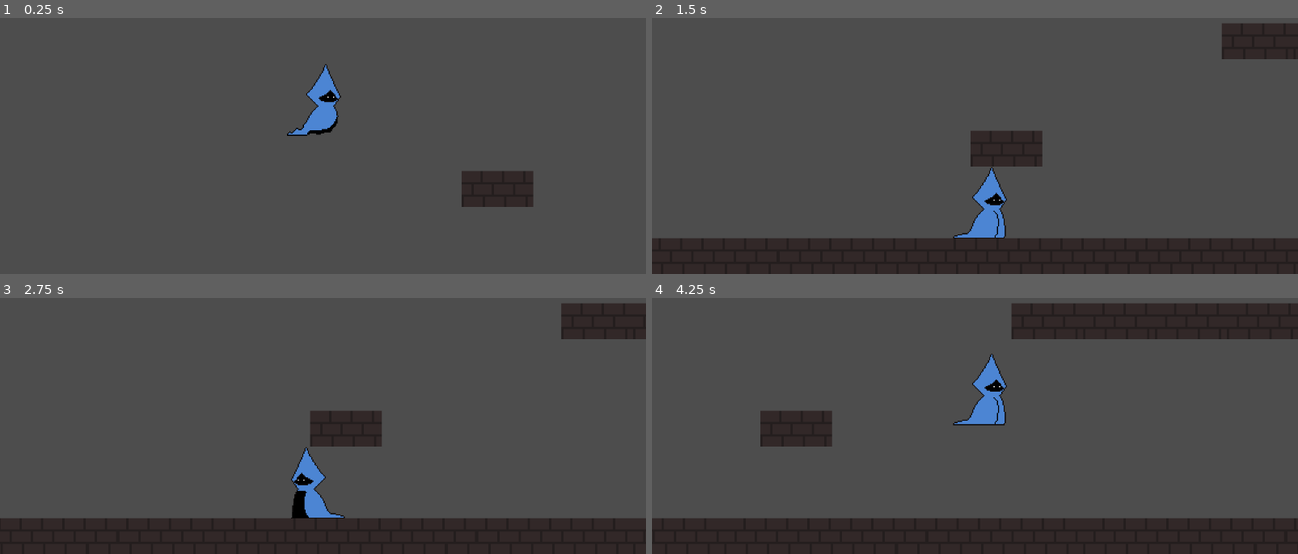
Above: before the commit, frames 1-4 (two rows, left to right).
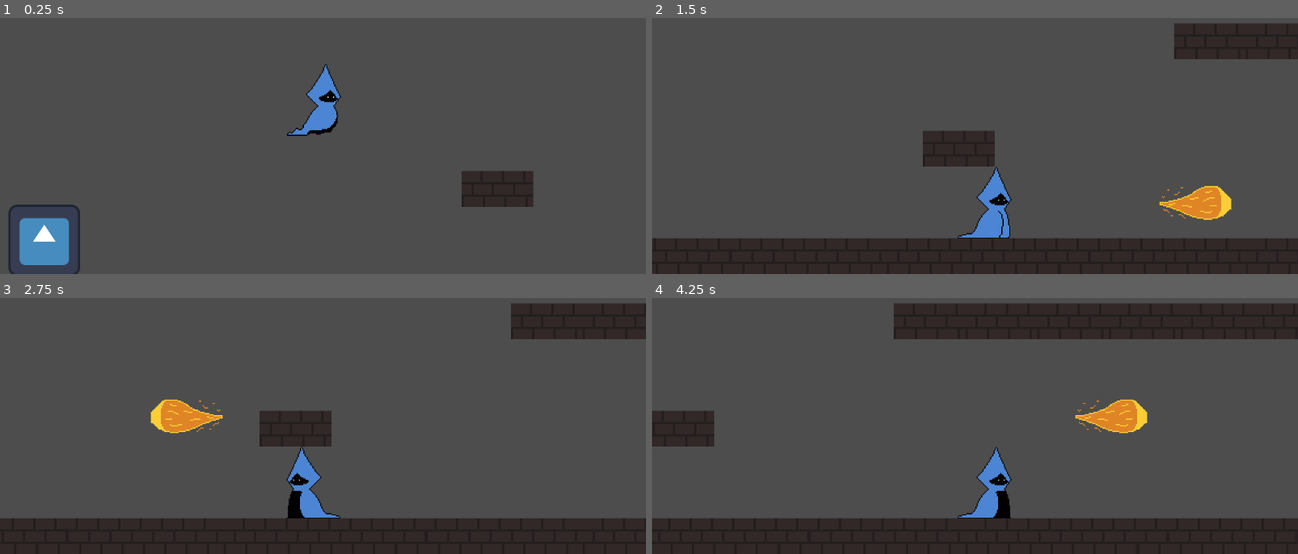
Above: after the commit, the same moments.

Repository: Zabloun/MagQuest
Game: Godot game, scene res://Objects/gym.tscn
The game is run twice, just before and just after one commit, with the same random seed, the same clock (stepped at 60 frames per second) and the same inputs. The engine's default icon, where the game draws it, is replaced by a stand-in: a white triangle on a blue panel in a dark square.
Inputs:
- Up to frame 1 (0.25 s): no input
- Up to frame 2 (1.5 s): hold D (right) from 0.53 s (still down); tap J (attack) at 0.6, 1.35 s; tap Space (jump) at 0.77 s
- Up to frame 3 (2.75 s): tap Space (jump) at 1.52 s; release D (right) at 2.03 s; hold A (left) from 2.03 s (still down); tap J (attack) at 2.1 s
- Up to frame 4 (4.25 s): release A (left) at 2.78 s; hold D (right) from 2.78 s (still down); tap J (attack) at 2.85, 3.6 s; tap Space (jump) at 3.02, 3.77 s

The runs differ from the first frame. In frame 1, 1.7% of the frame differs, in the area x 1-13%, y 72-100%; in frame 2, 4.6%; in frame 3, 4.8%; in frame 4, 8.5%, in the area x 0-77%, y 2-87%.

Commit message:
feat: Add ability to cast spells
+ Instantiate spell objects
+ Laid out basic damage system
+ Added first spell sprite

Diff:
--- /dev/null
+++ b/Objects/Testing Objects/Scripts/damage_tester.gd
@@ -0,0 +1,6 @@
+extends StaticBody2D
+@export var total_health = 100
+
+func hit(damage: int):
+	total_health = total_health + damage
+	print(total_health)
--- /dev/null
+++ b/Objects/Testing Objects/damage_tester.tscn
@@ -0,0 +1,19 @@
+[gd_scene format=3 uid="uid://c6tvm3pl7nixx"]
+
+[ext_resource type="Script" uid="uid://4f23r0vnpu4b" path="res://Objects/Testing Objects/Scripts/damage_tester.gd" id="1_0tauq"]
+[ext_resource type="Texture2D" uid="uid://64c5c421paf1" path="res://icon.svg" id="1_130s3"]
+
+[sub_resource type="RectangleShape2D" id="RectangleShape2D_130s3"]
+size = Vector2(120, 118)
+
+[node name="Damage Tester" type="StaticBody2D" unique_id=1513194151]
+collision_layer = 4
+collision_mask = 10
+script = ExtResource("1_0tauq")
+
+[node name="Sprite2D" type="Sprite2D" parent="." unique_id=576729073]
+texture = ExtResource("1_130s3")
+
+[node name="CollisionShape2D" type="CollisionShape2D" parent="." unique_id=161935709]
+position = Vector2(0, -1)
+shape = SubResource("RectangleShape2D_130s3")
--- /dev/null
+++ b/Objects/fireball.tscn
@@ -0,0 +1,64 @@
+[gd_scene format=3 uid="uid://b6gq1mrody0ht"]
+
+[ext_resource type="Script" uid="uid://dsv66atl2e4oo" path="res://Scripts/fireball.gd" id="1_hgi7o"]
+[ext_resource type="Texture2D" uid="uid://chjd5wopb8j8m" path="res://Assets/Fireballs/fireball_fire.png" id="2_kscoi"]
+
+[sub_resource type="AtlasTexture" id="AtlasTexture_65fow"]
+atlas = ExtResource("2_kscoi")
+region = Rect2(0, 0, 64, 32)
+
+[sub_resource type="AtlasTexture" id="AtlasTexture_j4o1y"]
+atlas = ExtResource("2_kscoi")
+region = Rect2(64, 0, 64, 32)
+
+[sub_resource type="AtlasTexture" id="AtlasTexture_cwy53"]
+atlas = ExtResource("2_kscoi")
+region = Rect2(128, 0, 64, 32)
+
+[sub_resource type="AtlasTexture" id="AtlasTexture_bs26x"]
+atlas = ExtResource("2_kscoi")
+region = Rect2(192, 0, 64, 32)
+
+[sub_resource type="SpriteFrames" id="SpriteFrames_hgi7o"]
+animations = [{
+"frames": [{
+"duration": 1.0,
+"texture": SubResource("AtlasTexture_65fow")
+}, {
+"duration": 1.0,
+"texture": SubResource("AtlasTexture_j4o1y")
+}, {
+"duration": 1.0,
+"texture": SubResource("AtlasTexture_cwy53")
+}, {
+"duration": 1.0,
+"texture": SubResource("AtlasTexture_bs26x")
+}],
+"loop": true,
+"name": &"standard",
+"speed": 5.0
+}]
+
+[sub_resource type="CircleShape2D" id="CircleShape2D_nyfkq"]
+radius = 15.0
+
+[node name="Fireball" type="Area2D" unique_id=886453799]
+collision_layer = 2
+collision_mask = 4
+script = ExtResource("1_hgi7o")
+
+[node name="AnimatedSprite2D" type="AnimatedSprite2D" parent="." unique_id=202778390]
+scale = Vector2(2, 2)
+sprite_frames = SubResource("SpriteFrames_hgi7o")
+animation = &"standard"
+
+[node name="CollisionShape2D" type="CollisionShape2D" parent="." unique_id=1088274359]
+position = Vector2(34, -1)
+scale = Vector2(2, 2)
+shape = SubResource("CircleShape2D_nyfkq")
+
+[node name="VisibleOnScreenNotifier2D" type="VisibleOnScreenNotifier2D" parent="." unique_id=189361930]
+position = Vector2(54, 1)
+rect = Rect2(-118, -10, 128, 21)
+
+[connection signal="body_entered" from="." to="." method="_on_body_entered"]
--- a/Objects/gym.tscn
+++ b/Objects/gym.tscn
@@ -3,6 +3,7 @@
 [ext_resource type="Script" uid="uid://byuifqjktrpbj" path="res://Scripts/gym.gd" id="1_v68ns"]
 [ext_resource type="PackedScene" uid="uid://bdg5vxg4wyr4c" path="res://Objects/player.tscn" id="2_dppwf"]
 [ext_resource type="Texture2D" uid="uid://56kjgbse5yp8" path="res://Assets/Levels/floor_tiles.png" id="3_v68ns"]
+[ext_resource type="PackedScene" uid="uid://c6tvm3pl7nixx" path="res://Objects/Testing Objects/damage_tester.tscn" id="4_80xmb"]
 
 [sub_resource type="TileSetAtlasSource" id="TileSetAtlasSource_80xmb"]
 texture = ExtResource("3_v68ns")
@@ -45,4 +46,8 @@
 tile_map_data = PackedByteArray("AAD2/wkAAAAAAAAAAAD3/wkAAAABAAAAAAD4/wkAAAACAAAAAAD5/wkAAAADAAAAAAD6/wkAAAAEAAAAAAD7/w …(848 unchanged characters)…
 tile_set = SubResource("TileSet_an660")
 
+[node name="Damage Tester" parent="." unique_id=1861212185 instance=ExtResource("4_80xmb")]
+position = Vector2(89, 509)
+
+[connection signal="cast" from="Player" to="." method="_on_player_cast"]
 [connection signal="on_death" from="Player" to="." method="_on_player_on_death"]
--- a/Objects/player.tscn
+++ b/Objects/player.tscn
@@ -235,13 +235,13 @@
 
 [node name="Player" type="CharacterBody2D" unique_id=677010997]
 scale = Vector2(2, 2)
+collision_layer = 8
 script = ExtResource("1_3y5cq")
+speed = 400
 
 [node name="AnimatedSprite2D" type="AnimatedSprite2D" parent="." unique_id=248436163]
 sprite_frames = SubResource("SpriteFrames_y0qk3")
-animation = &"death"
-frame = 4
-frame_progress = 1.0
+animation = &"attack"
 
 [node name="CollisionShape2D" type="CollisionShape2D" parent="." unique_id=657847599]
 position = Vector2(0, 16.5)
@@ -252,3 +252,8 @@
 limit_bottom = 641
 position_smoothing_enabled = true
 position_smoothing_speed = 10.0
+
+[node name="SpellCastDelay" type="Timer" parent="." unique_id=450554271]
+wait_time = 0.267
+
+[node name="SpellCoolDown" type="Timer" parent="." unique_id=727024457]
--- /dev/null
+++ b/Scripts/fireball.gd
@@ -0,0 +1,32 @@
+extends Area2D
+@export var fireball_speed : int = 1000
+@export var damage = -1
+var direction : Vector2 = Vector2.RIGHT
+@onready var animationManager : AnimatedSprite2D = $AnimatedSprite2D
+
+func _process(delta: float) -> void:
+	translate(direction * fireball_speed * delta)
+	if direction.x > 0:
+		animationManager.flip_h = false
+	if direction.x < 0:
+		animationManager.flip_h = true
+	else:
+		animationManager.flip_h = false
+	if direction.y > 0:
+		rotation = deg_to_rad(90)
+	if direction.y < 0:
+		rotation = deg_to_rad(-90)
+
+	if $VisibleOnScreenNotifier2D.is_on_screen() == false:
+		queue_free()
+
+func setup(pos: Vector2, dir: Vector2):
+	direction = dir
+	position = pos
+
+
+func _on_body_entered(body: Node2D) -> void:
+	print(body)
+	if body.has_method("hit"):
+		body.hit(-1)
+		print("hello")
--- a/Scripts/gym.gd
+++ b/Scripts/gym.gd
@@ -1,6 +1,13 @@
 extends Node2D
 
+@onready var fireball_prefab = preload("res://Objects/fireball.tscn")
 
 func _on_player_on_death() -> void:
 	if get_tree() != null:
 		get_tree().call_deferred("reload_current_scene")
+
+
+func _on_player_cast(pos: Vector2, dir: Vector2) -> void:
+	var fireball = fireball_prefab.instantiate()
+	fireball.setup(pos, dir)
+	add_child(fireball)
--- a/Scripts/player.gd
+++ b/Scripts/player.gd
@@ -1,4 +1,7 @@
 extends CharacterBody2D
+
+#Prefabs
+var fire_ball_prefab = preload("res://Objects/fireball.tscn")
 
 # Physics variables for player movement (editable in the editor)
 @export var speed : int = 300
@@ -24,6 +27,7 @@
 
 # Signals
 signal on_death
+signal cast(pos: Vector2, dir: Vector2)
 
 # Main function where all operations are called
 func _physics_process(delta: float) -> void:
@@ -56,6 +60,7 @@
 			animationPlayer.play("jump_initial")
 		if Input.is_action_just_pressed("attack"):
 			is_attacking = true
+			attack()
 		if Input.is_action_just_pressed("die(testing)"):
 			is_dead = true
 		if Input.is_action_just_pressed("up"):
@@ -94,6 +99,13 @@
 			await animationPlayer.animation_finished
 			death()
 
+func attack():
+	if $SpellCoolDown.wait_time == 1:
+		$SpellCoolDown.start()
+		$SpellCastDelay.start()
+		await $SpellCastDelay.timeout
+		cast.emit(position, attack_direction)
+
 func death():
 	is_dead = true
 	on_death.emit()
--- a/project.godot
+++ b/project.godot
@@ -70,6 +70,9 @@
 [layer_names]
 
 2d_physics/layer_1="floor"
+2d_physics/layer_2="spells"
+2d_physics/layer_3="enemies"
+2d_physics/layer_4="player"
 
 [rendering]
 
Binary file added: Assets/Fireballs/fireball_fire.aseprite
Binary file added: Assets/Fireballs/fireball_fire.png
Not shown, added: Assets/Fireballs/fireball_fire.png.import
Not shown, added: Objects/Testing Objects/Scripts/damage_tester.gd.uid
Not shown, added: Scripts/fireball.gd.uid
